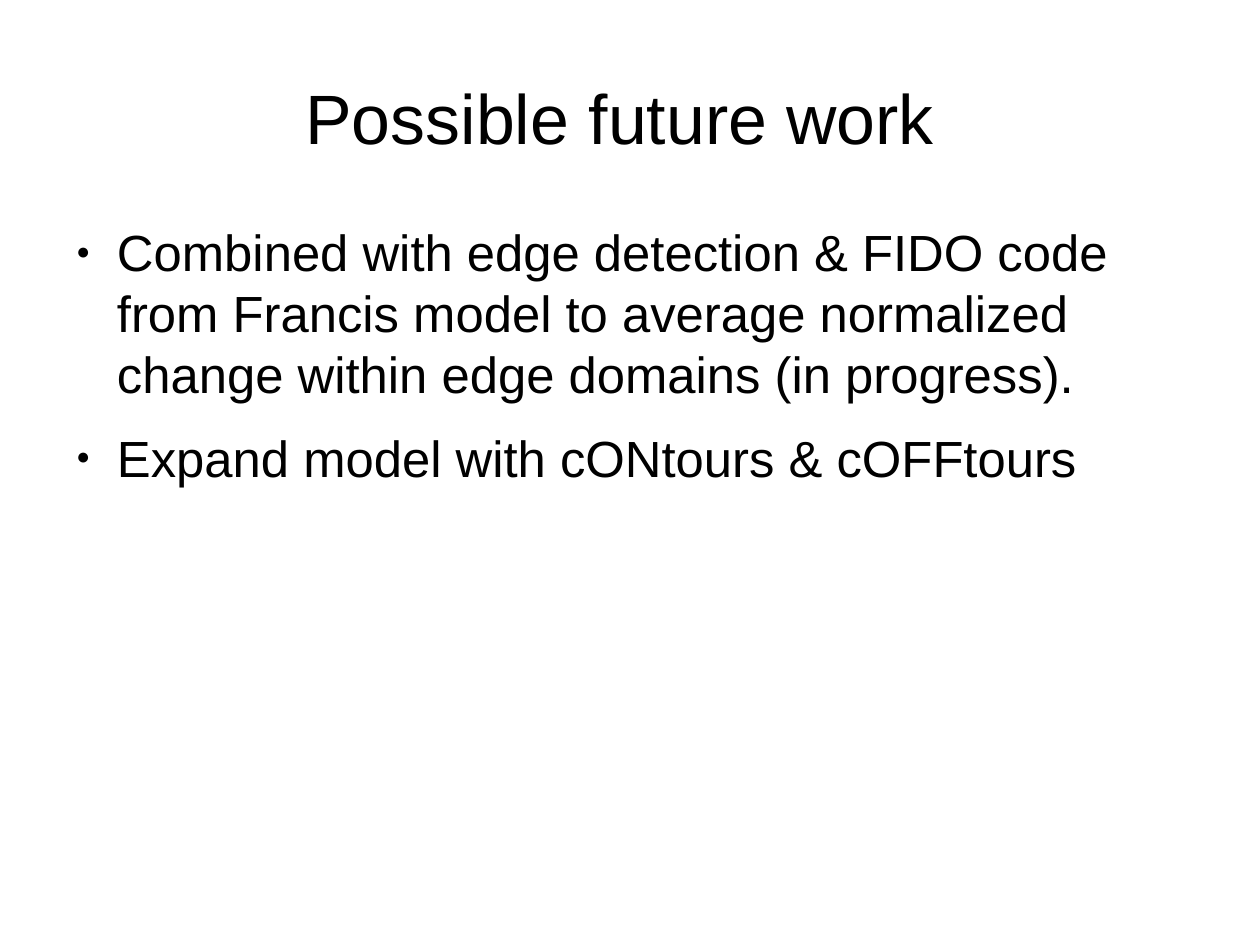
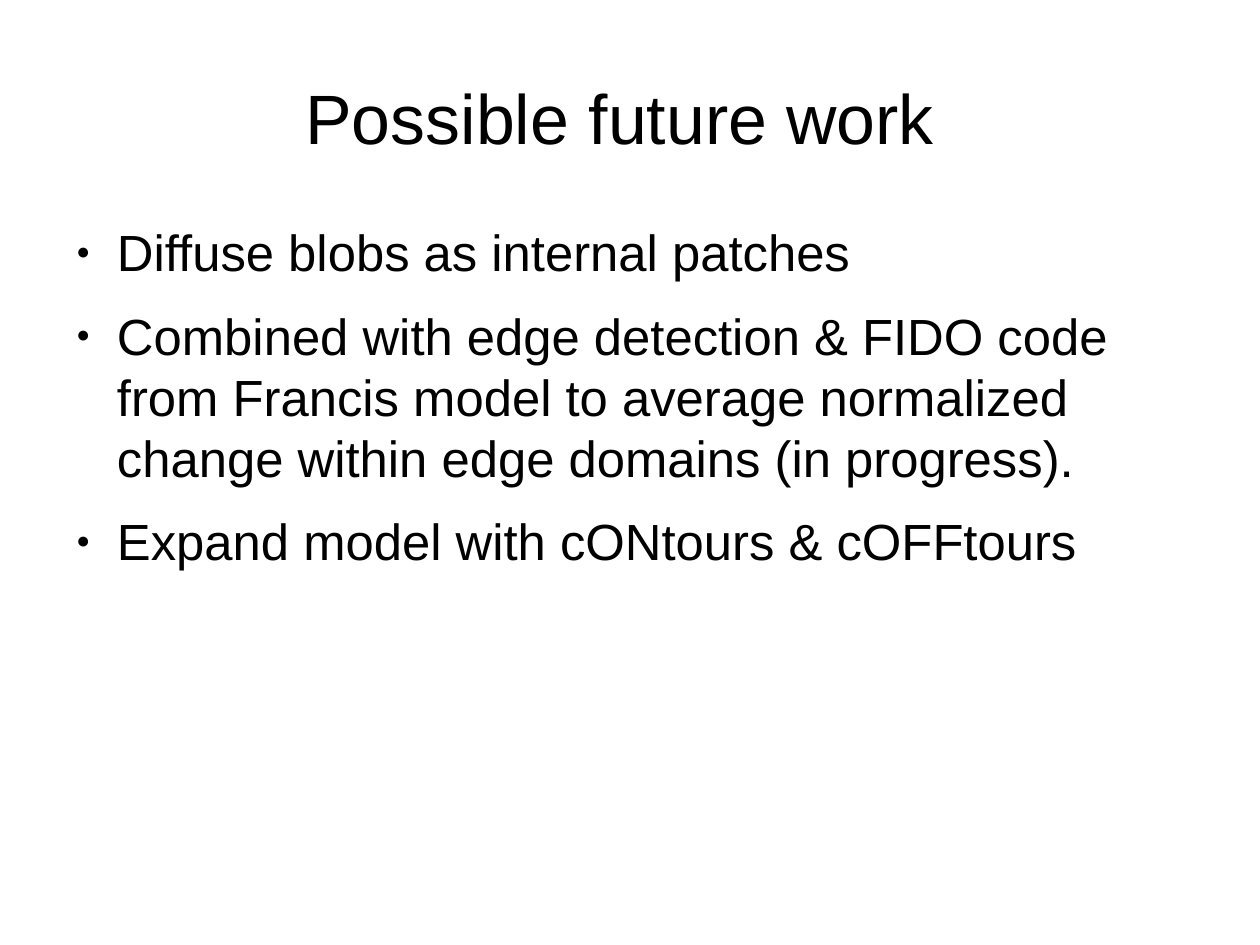
Before and after one commit to TUBvision/contAdapt_francis, a slide deck: slide 25 of Documents/Model descriptions/Dynamic normalization network presentation.odp. Drawn at 1260x945 pixels with LibreOffice and Linux fonts; fonts in the diff are those of the drawing. Boxes give left, top, right and bottom in pixels: in the first picture for what was removed or moved away, otherwise in the second. Text is boxed around its words. In the diff, an @@ line names an element or a change of style, - is before the commit and + after.

```diff
--- a/Documents/Model descriptions/Dynamic normalization network presentation.odp
+++ b/Documents/Model descriptions/Dynamic normalization network presentation.odp
@@ text at bbox=[117, 234, 850, 282]: paragraph added @@
+● Diffuse blobs as internal patches
```
Also in this commit, not shown: 2 other slides changed, 9 other files.
